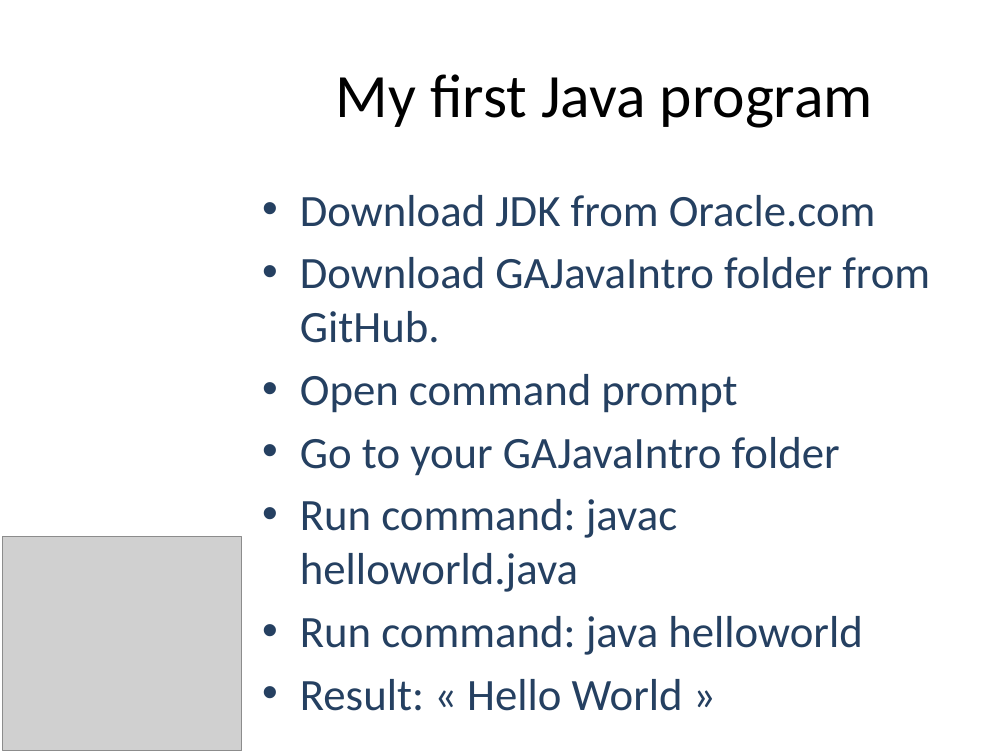
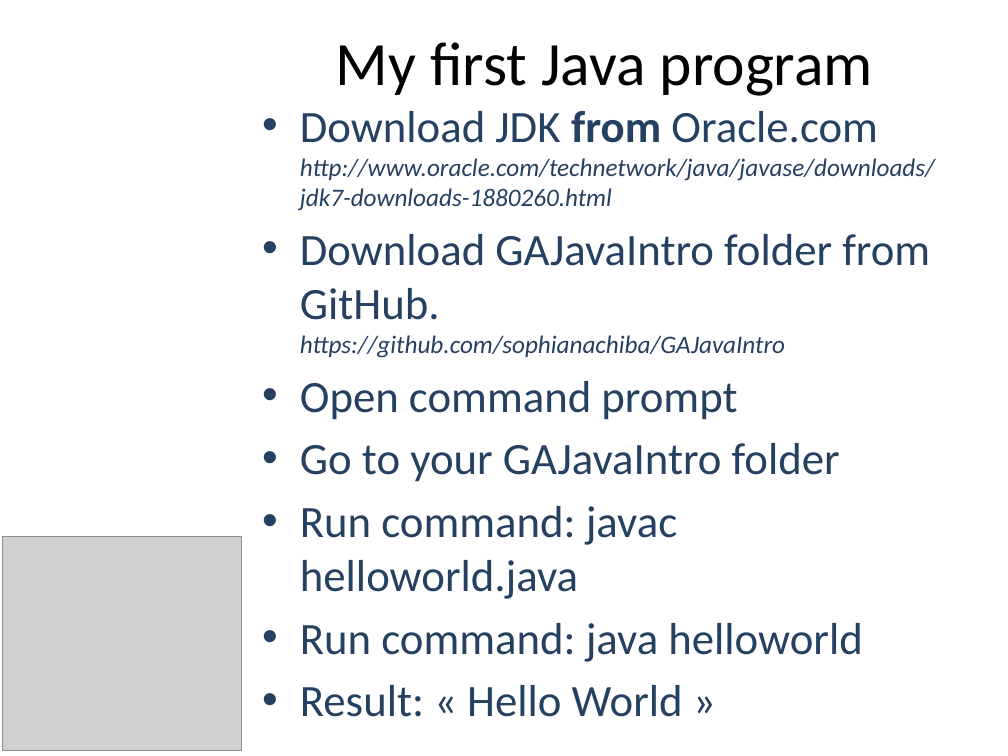
Before and after one commit to sophianachiba/GAJavaIntro, a slide deck: slide 10 of Presentation/IntroToJava.pptx. Drawn at 1008x756 pixels with LibreOffice and Linux fonts; fonts in the diff are those of the drawing; grey boxes stand for pictures; background and template pictures are left out. Boxes give left, top, right and bottom in pixels: in the first picture for what was removed or moved away, otherwise in the second. Text is boxed around its words. In the diff, an @@ line names an element or a change of style, - is before the commit and + after.

Commit message:
Update ptt

```diff
--- a/Presentation/IntroToJava.pptx
+++ b/Presentation/IntroToJava.pptx
@@ title "My first Java program": place and size @@
-title "My first Java program" at box(336, 74, 873, 128)
+title "My first Java program" at box(336, 42, 873, 96)
@@ text "Download JDK from Oracle.com http://www.oracle.com/technetwo ...": place and size @@
-text "Download JDK from Oracle.com http://www.oracle.com/technetwo ..." at box(300, 195, 930, 655)
+text "Download JDK from Oracle.com http://www.oracle.com/technetwo ..." at box(300, 111, 935, 662)
@@ text at box(300, 111, 935, 358): text changed; size 32 to 18 pt; italic on @@
-• Download JDK from Oracle.com
-• Download GAJavaIntro folder from GitHub.
+• Download JDK from Oracle.com
+  http://www.oracle.com/technetwork/java/javase/downloads/jdk7-downloads-1880260.html
+• Download GAJavaIntro folder from GitHub.
+  https://github.com/sophianachiba/GAJavaIntro
```
Also in this commit, not shown: 3 other slides changed.
